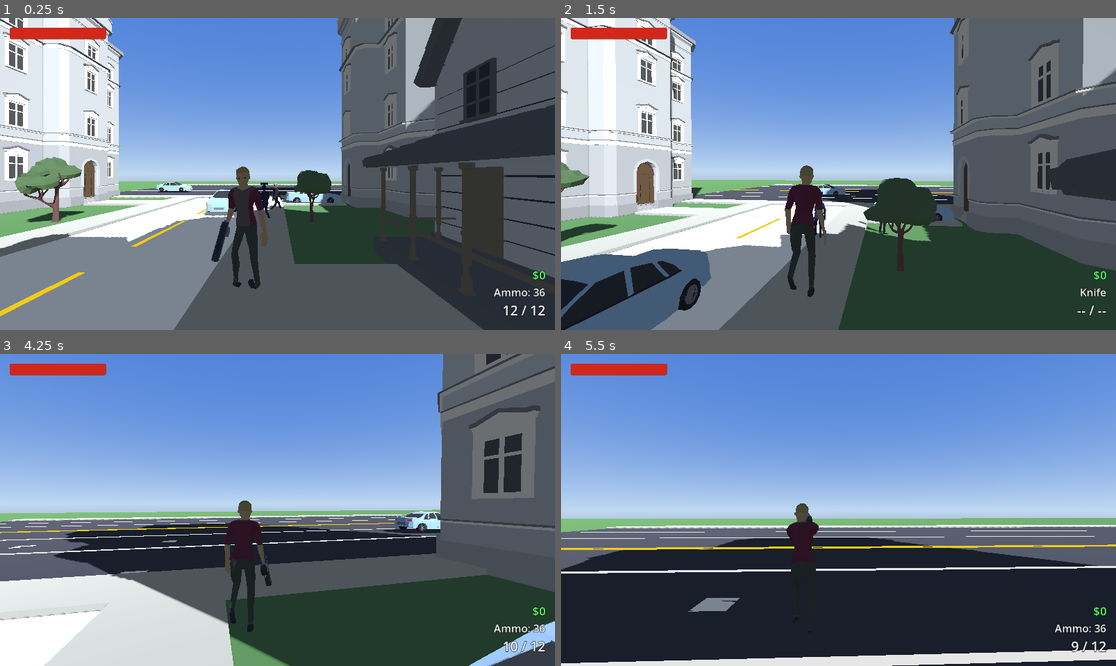
Above: before the commit, frames 1-4 (two rows, left to right).
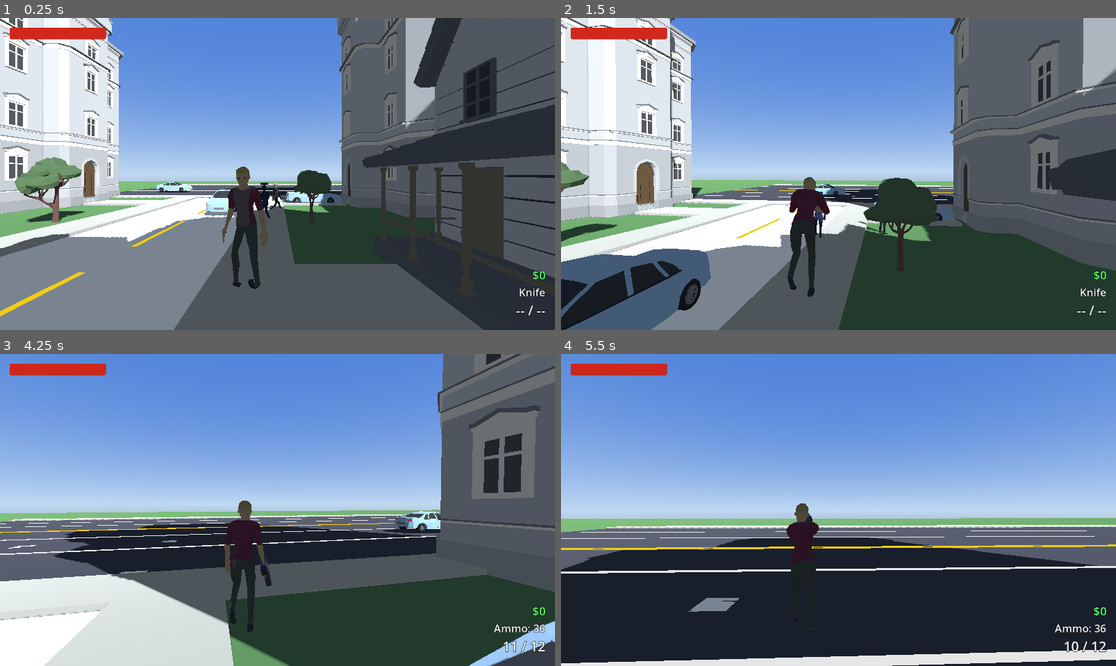
Above: after the commit, the same moments.

Repository: xena3222121/GTACloneAJFORK
Game: Godot game, scene res://scenes/World.tscn
Two runs of this game, one before a commit and one after it. Both use one fixed random seed, a clock stepped at 60 frames per second and the inputs below.
Inputs (mouse positions are in pixels of both pictures, inside the frame that each line leads up to):
- Up to frame 1 (0.25 s): no input
- Up to frame 2 (1.5 s): tap Enter at 0.5 s; move the mouse to (866, 174) at 0.52 s; hold W from 0.53 s (still down); tap R at 0.6 s; click (866, 174) at 0.67 s; tap Space at 0.77 s; move the mouse to (810, 174) at 1.27 s; tap 1 at 1.35 s
- Up to frame 3 (4.25 s): keep holding W; tap Space at 1.52, 3.02, 3.77 s; move the mouse to (288, 503) at 2.02 s; tap 2 at 2.1 s; move the mouse to (271, 516) at 2.77 s; tap 3 at 2.85 s; click (271, 516) at 2.92 s; move the mouse to (316, 513) at 3.52 s; tap 4 at 3.6 s
- Up to frame 4 (5.5 s): keep holding W; move the mouse to (794, 506) at 4.27 s; tap E at 4.35 s; tap Space at 4.52 s; move the mouse to (844, 510) at 5.02 s; hold Shift from 5.03 s (still down); click (844, 510) at 5.17 s

The runs differ from the first frame. In frame 1, 0.4% of the frame differs, in the area x 38-99%, y 64-96%; in frame 2, 0.5%, in the area x 0-100%, y 0-93%; in frame 3, less than 0.1%; in frame 4, less than 0.1%.

Commit message:
Default to knife (not pistol), reduce civilian-kill heat, quieter siren
- Player now spawns with the knife out instead of a loaded pistol drawn
  and ready to fire - press 2 (or cycle) to draw the pistol when wanted.
- Civilian KILLED_HEAT 18 -> 7: two casual pedestrian kills (a normal way
  to farm cash now that they drop money) stacked past the first wanted
  tier (25) almost immediately. Now takes 4 kills to cross it instead of 2.
- Siren: -8dB and unit_size 22 -> 16 (was audible too loud/too far).

Diff:
--- a/scenes/Police.tscn
+++ b/scenes/Police.tscn
@@ -52,7 +52,8 @@
 
 [node name="SirenAudio" type="AudioStreamPlayer3D" parent="."]
 transform = Transform3D(1, 0, 0, 0, 1, 0, 0, 0, 1, 0, 1.8, 0)
-unit_size = 22.0
+unit_size = 16.0
+volume_db = -8.0
 autoplay = false
 
 [node name="Cap" type="MeshInstance3D" parent="."]
--- a/scripts/npc.gd
+++ b/scripts/npc.gd
@@ -6,7 +6,7 @@
 const IDLE_TIME_MIN := 1.5
 const IDLE_TIME_MAX := 4.0
 const MAX_HEALTH := 150.0
-const KILLED_HEAT := 18.0
+const KILLED_HEAT := 7.0 # was 18 - two casual civilian kills (a normal way to farm cash now that they drop money) stacked past the first wanted tier almost immediately
 const MONEY_DROP_CHANCE := 0.5
 
 const MELEE_RANGE := 1.5
--- a/scripts/player.gd
+++ b/scripts/player.gd
@@ -195,7 +195,7 @@
 var played_cops_incoming_line := false
 var death_cam_zooming := false
 var recoil_pitch := 0.0
-var current_weapon: int = Weapon.PISTOL
+var current_weapon: int = Weapon.KNIFE
 var has_shotgun := false
 var has_mac10 := false
 var pistol_ammo_in_mag := PISTOL_MAG_SIZE
--- a/scripts/police.gd
+++ b/scripts/police.gd
@@ -379,7 +379,7 @@
 		var lfo: float = (sin(t / duration * TAU) + 1.0) / 2.0
 		var freq: float = lerp(650.0, 1000.0, lfo)
 		phase += freq / mix_rate * TAU
-		var sample: float = sin(phase) * 0.55
+		var sample: float = sin(phase) * 0.35
 		data.encode_s16(i * 2, int(sample * 32767.0))
 	var stream := AudioStreamWAV.new()
 	stream.format = AudioStreamWAV.FORMAT_16_BITS
Not shown: 1 places in scenes/Player.tscn that only renumber resources
